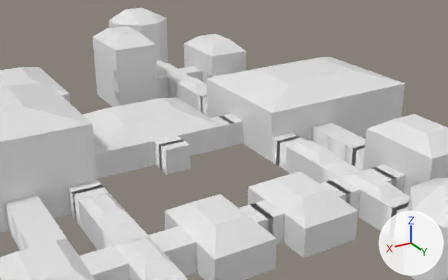
A saved change to the FBX model Assets/Models/tomb_of_the_demon_priest.fbx.
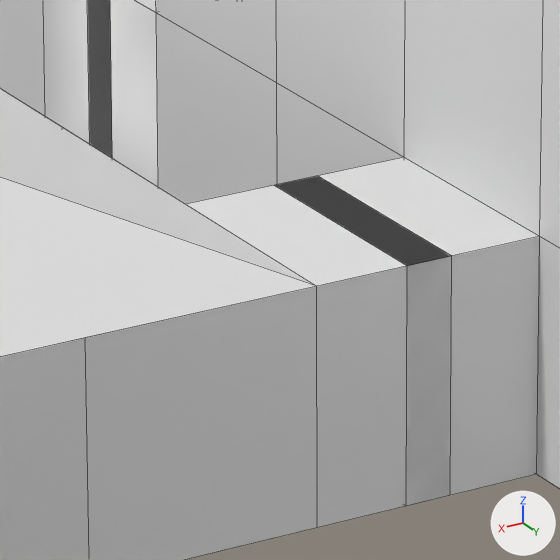
Each version is shown from a camera (50 mm lens) standing at (9.88, 19.95, 10.33) and looking at (-2.34, -0.42, 0.15), then close up on the part from 43% to 55% of the width and 35% to 54% of the height. The axes (+X, +Y, +Z) are drawn at lower right. The lights are the same throughout. The close-ups show mesh edges as thin lines. Vertices at the same position are counted once.

In view in the first close-up: 'Room_-10_-3', 'Room_-2_-4', 'Room_-3_-1', 'Room_-4_-4', 'Room_-4_-6'.
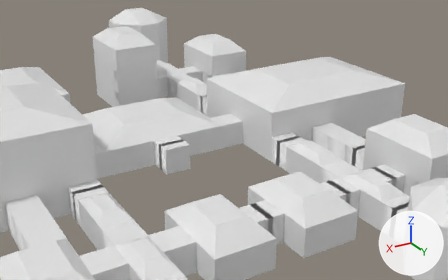
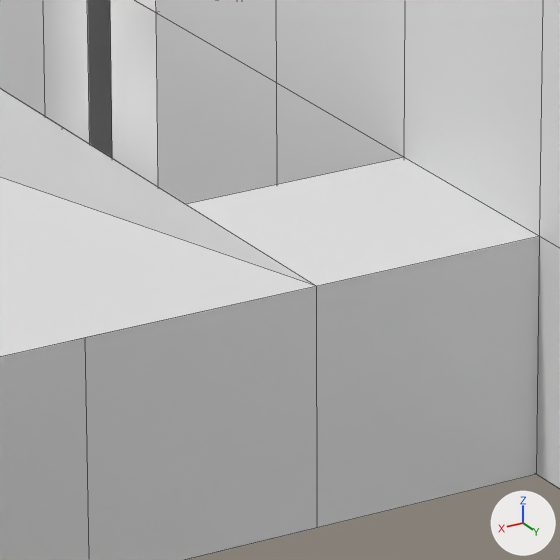
The edits, one by one:
me_plane_724 has 28 vertices, 14 faces and spans x -0.5..0.5, y -0.5..0.5, z 0.0..1.0.
me_plane_724 is used by ob_room__3__1; location (-2.5, -0.5, 0.0).
me_plane_724 part 1: the loose piece of 16 vertices spanning x -0.1..0.1, y -0.5..0.5, z 0.0..1.0 is deleted.

What differs and where, as boxes (x1, y1, x2, y2) in the close-ups (560 x 560 px):
part 1 of me_plane_724, deleted
    before: (275, 176, 452, 506)
